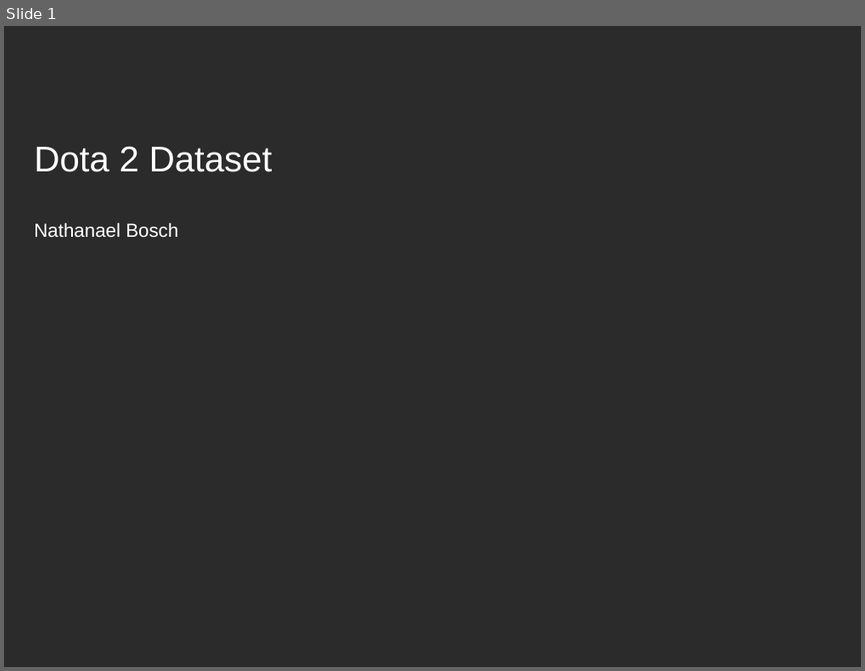
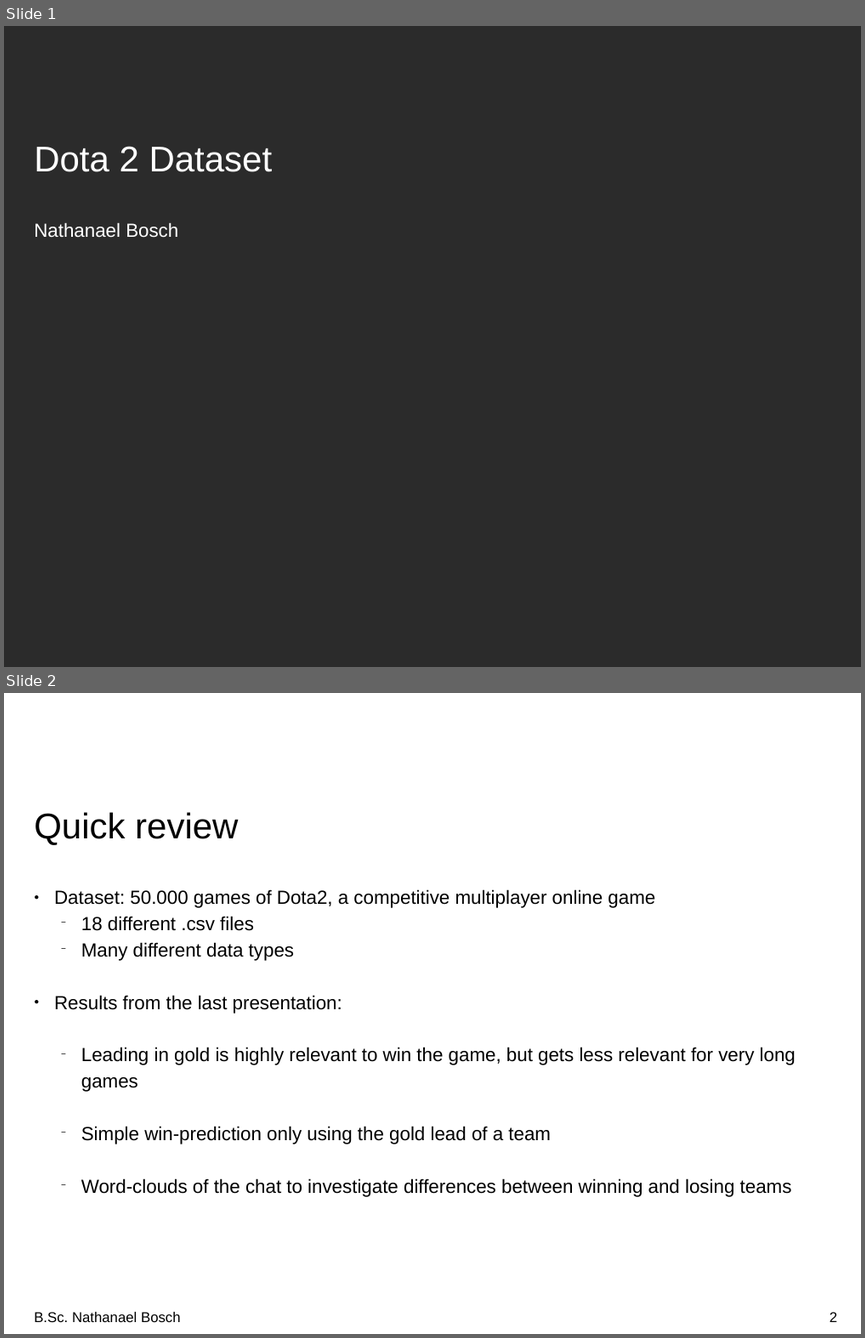
Before and after one commit to nathanaelbosch/GNTRM, a slide deck: challenges/challenge3/challenge3.odp. Shown one above the other, each under a label of ours: slide 1 before the commit, slides 1 and 2 after it. The pictures are 865x671 and 865x1338 pixels, drawn with LibreOffice and Linux fonts; fonts in the diff are those of the drawing; background and template pictures are left out; a plain dark background stands for a picture behind light text. Boxes give left, top, right and bottom in pixels: in the first picture for what was removed or moved away, otherwise in the second. Text is boxed around its words. In the diff, an @@ line names an element or a change of style, - is before the commit and + after.

Commit message:
3rd Seminar
Game prediction working
Using gold and teamfights
Simple linear models, even simpler combination by taking the mean
97.92% accuracy, measured by "the programm guesses correct at the end
of the game"

Better plots!

Worked on teamfights in general

```diff
--- a/challenges/challenge3/challenge3.odp
+++ b/challenges/challenge3/challenge3.odp
@@ slide 2 added at (4, 693, 861, 1334), background #FFFFFF @@
@@ title added at (34, 812, 238, 845), 30 pt, text #000000 @@
+Quick review
@@ text added at (54, 889, 795, 1197), 16 pt, text #000000 @@
+● Dataset: 50.000 games of Dota2, a competitive multiplayer online game
+  − 18 different .csv files
+  − Many different data types
+● Results from the last presentation:
+  − Leading in gold is highly relevant to win the game, but gets less relevant for very long games
+  − Simple win-prediction only using the gold lead of a team
+  − Word-clouds of the chat to investigate differences between winning and losing teams
@@ text added at (34, 1312, 181, 1322), 12 pt, text #000000 @@
+B.Sc. Nathanael Bosch
@@ page number added at (829, 1312, 837, 1322), 12 pt, text #000000 @@
+2
```
Also in this commit, not shown: 3 slides changed, 2 other slides added, 2 slides removed, 9 other files.
